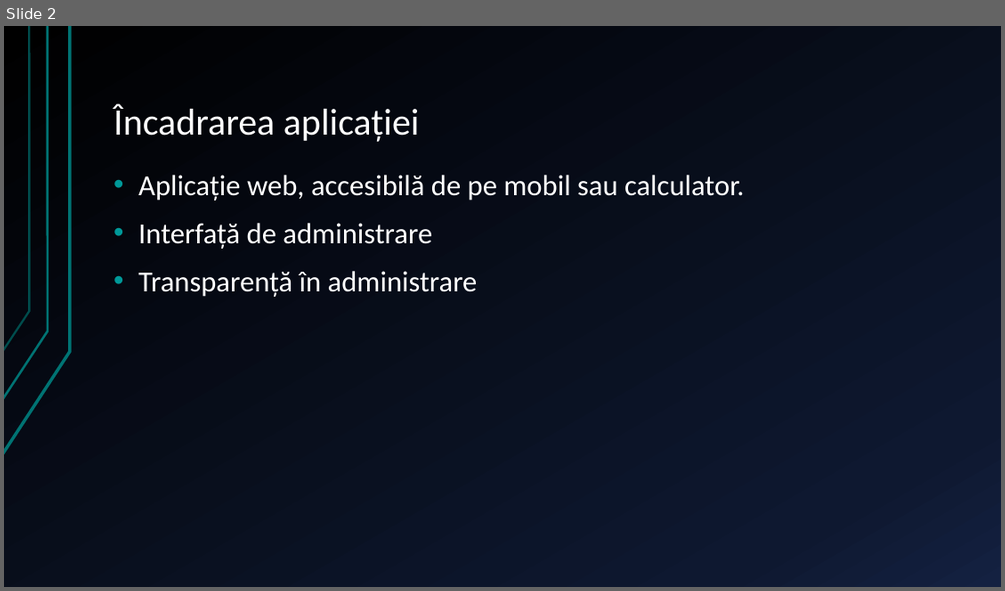
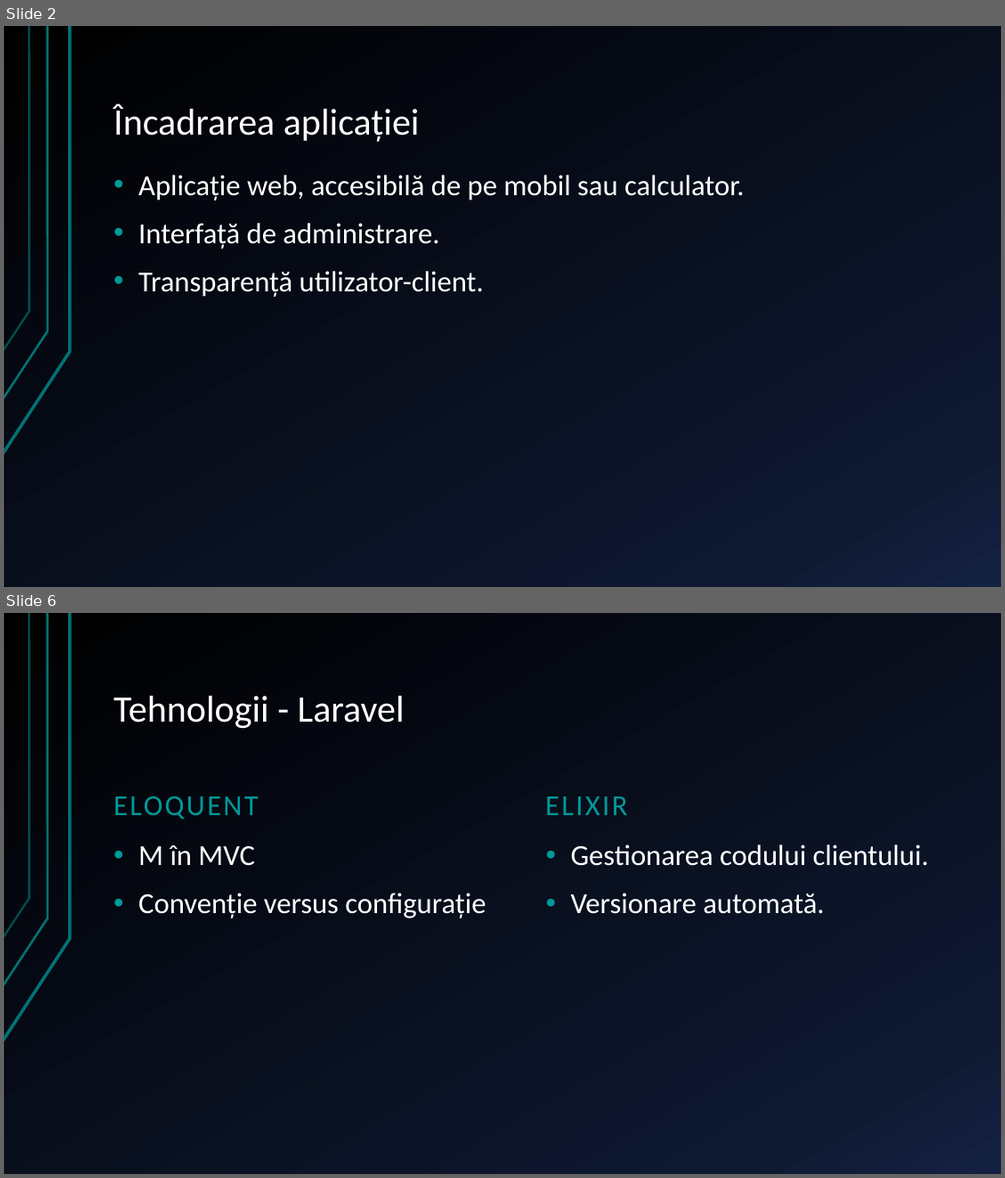
Before and after one commit to xiodine32/licenta_unibuc, a slide deck: prezentare.pptx. Shown one above the other, each under a label of ours: slide 2 before the commit, slides 2 and 6 after it; the slides between them are not shown. The pictures are 1005x591 and 1005x1178 pixels, drawn with LibreOffice and Linux fonts; fonts in the diff are those of the drawing. Boxes give left, top, right and bottom in pixels: in the first picture for what was removed or moved away, otherwise in the second. Text is boxed around its words. In the diff, an @@ line names an element or a change of style, - is before the commit and + after.

```diff
--- a/prezentare.pptx
+++ b/prezentare.pptx
@@ slide 6 added at (x1=4, y1=613, x2=1001, y2=1174), background gradient #000000 to #0F1931 to #142242; not listed: 3 template elements that a slide beside it also shows @@
@@ title added at (x1=113, y1=696, x2=404, y2=729), 36 pt, text #FFFFFF @@
+Tehnologii - Laravel
@@ text added at (x1=113, y1=796, x2=259, y2=819), 28 pt, text #009999 @@
+ELOQUENT
@@ text added at (x1=545, y1=796, x2=627, y2=815), 28 pt, text #009999 @@
+ELIXIR
@@ text added at (x1=138, y1=845, x2=485, y2=918), 28 pt, text #FFFFFF @@
+• M în MVC
+• Convenție versus configurație
@@ text added at (x1=571, y1=844, x2=929, y2=914), 28 pt, text #FFFFFF @@
+• Gestionarea codului clientului.
+• Versionare automată.
@@ slide 2 changed as well @@
@@ text at (x1=138, y1=223, x2=484, y2=297): text changed @@
-• Interfață de administrare
-• Transparență în administrare
+• Interfață de administrare.
+• Transparență utilizator-client.
```
Also in this commit, not shown: 1 other slide changed, 9 other slides added, 9 slides removed, 1 other file.
